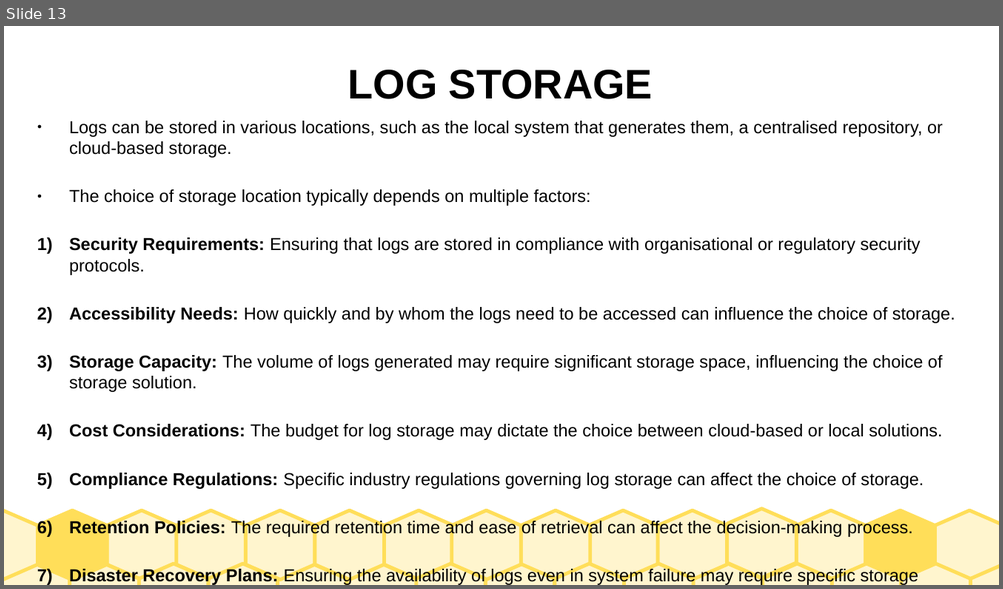
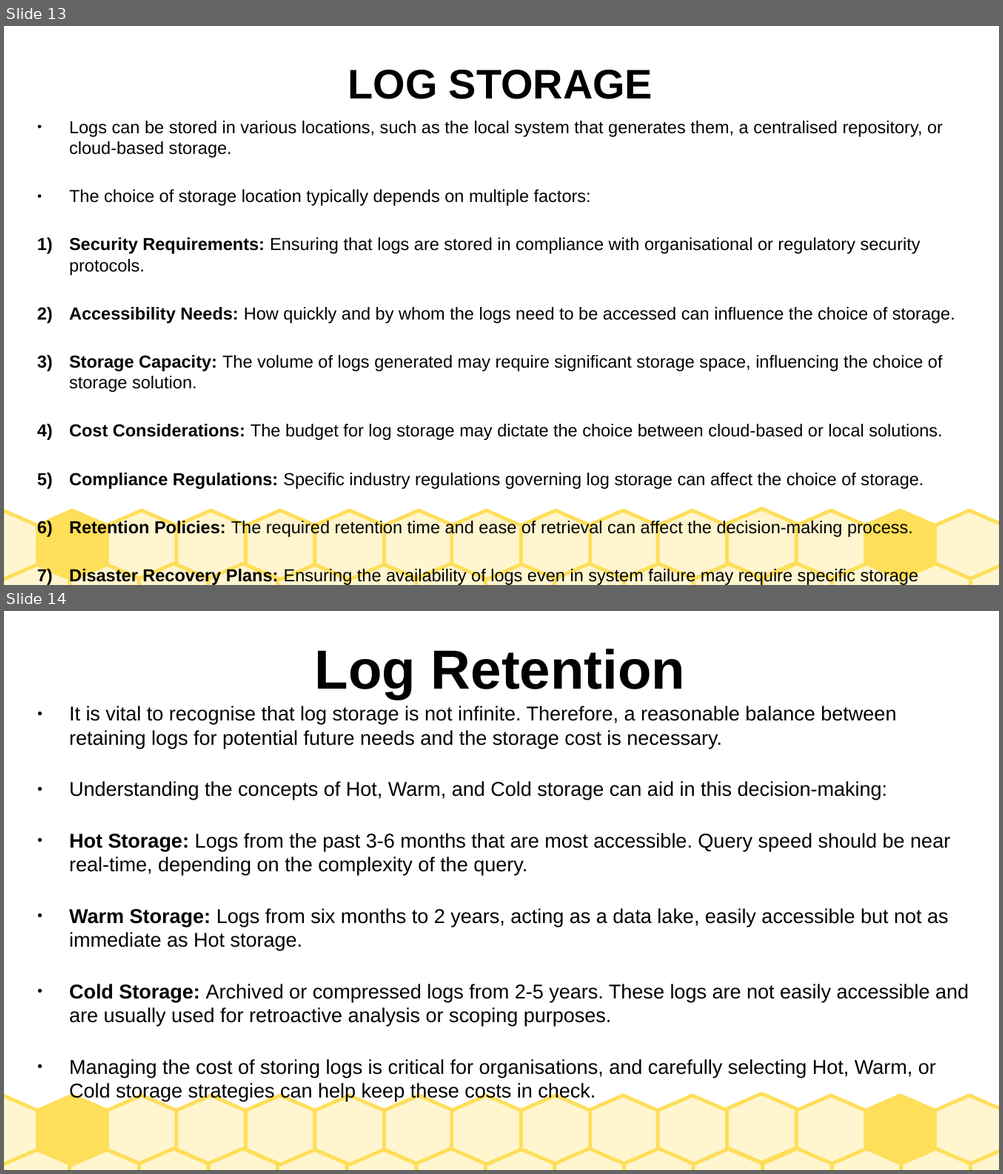
Before and after one commit to debrahnyatichi/TryHackMe, a slide deck: SOCLEVEL2/SOCLEVEL2.odp. Shown one above the other, each under a label of ours: slide 13 before the commit, slides 13 and 14 after it. The pictures are 1003x589 and 1003x1174 pixels, drawn with LibreOffice and Linux fonts; fonts in the diff are those of the drawing. Boxes give left, top, right and bottom in pixels: in the first picture for what was removed or moved away, otherwise in the second. Text is boxed around its words. In the diff, an @@ line names an element or a change of style, - is before the commit and + after.

Commit message:
Log Retention

```diff
--- a/SOCLEVEL2/SOCLEVEL2.odp
+++ b/SOCLEVEL2/SOCLEVEL2.odp
@@ slide 14 added at (4,611,999,1170), background #FFFFFF; not listed: 30 template elements that a slide beside it also shows @@
@@ title added at (315,649,685,699), 44 pt, text #000000, bold @@
+Log Retention
@@ text added at (69,706,968,1102), 16 pt, text #000000 @@
+● It is vital to recognise that log storage is not infinite. Therefore, a reasonable balance between retaining logs for potential future needs and the storage cost is necessary.
+● Understanding the concepts of Hot, Warm, and Cold storage can aid in this decision-making:
+● Hot Storage: Logs from the past 3-6 months that are most accessible. Query speed should be near real-time, depending on the complexity of the query.
+● Warm Storage: Logs from six months to 2 years, acting as a data lake, easily accessible but not as immediate as Hot storage.
+● Cold Storage: Archived or compressed logs from 2-5 years. These logs are not easily accessible and are usually used for retroactive analysis or scoping purposes.
+● Managing the cost of storing logs is critical for organisations, and carefully selecting Hot, Warm, or Cold storage strategies can help keep these costs in check.
```
Also in this commit, not shown: 1 other file.
